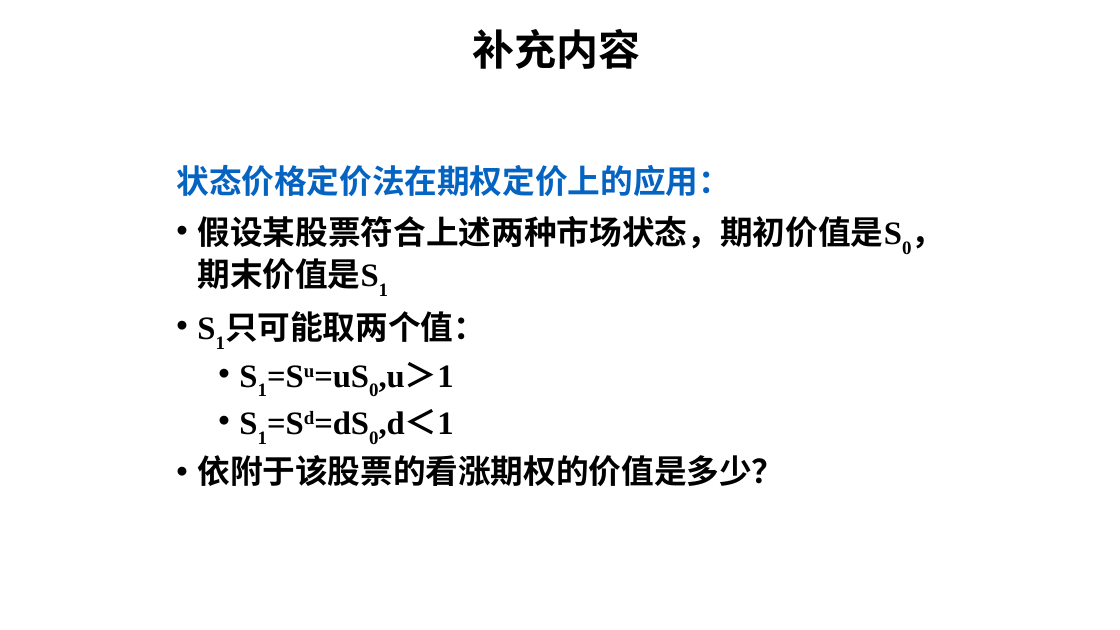
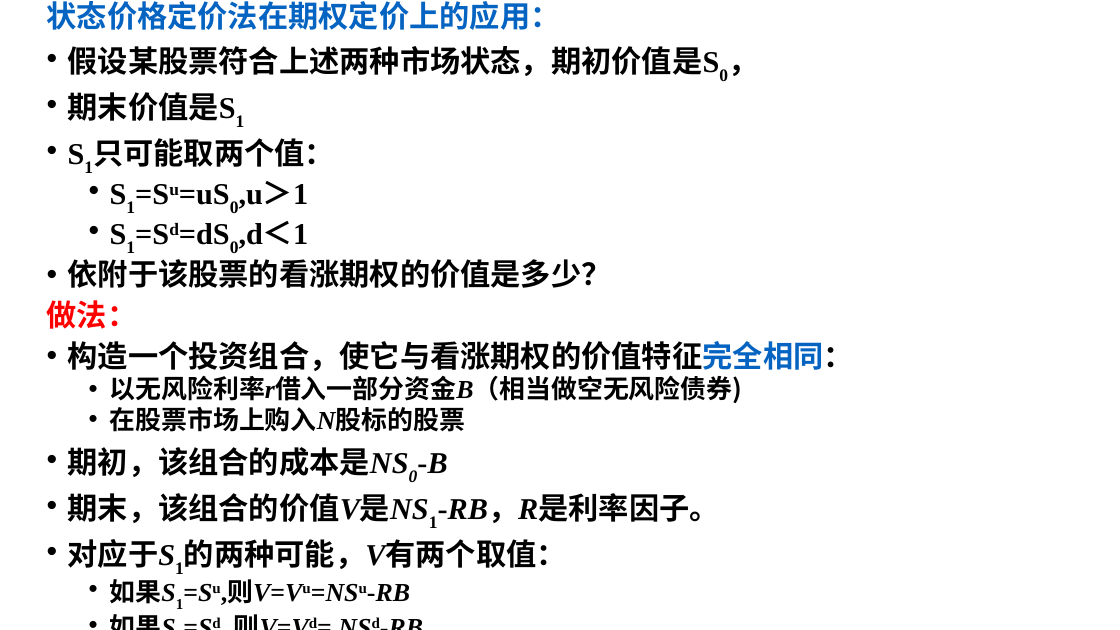
Before and after one commit to yunfengxs/my-Papers, a slide deck: slide 119 of 金工/金工一二三180(124-154不考).pptx. Drawn at 1120x630 pixels with LibreOffice and Linux fonts; fonts in the diff are those of the drawing. Boxes give left, top, right and bottom in pixels: in the first picture for what was removed or moved away, otherwise in the second. Text is boxed around its words. In the diff, an @@ line names an element or a change of style, - is before the commit and + after.

```diff
--- a/金工/金工一二三180(124-154不考).pptx
+++ b/金工/金工一二三180(124-154不考).pptx
@@ text "状态价格定价法在期权定价上的应用：": place and size @@
-text "状态价格定价法在期权定价上的应用：" at [176,165,902,486]
+text "状态价格定价法在期权定价上的应用：" at [47,1,854,605]
@@ text at [47,1,612,288]: size 28 to 25.9 pt in "状态价格定价法在期权定价上的应用：", "S1只可能取两个值：", "S1=Su=uS0,u＞1", "S1=Sd=dS0,d＜1" and 1 more places; line spacing 0.9 to 0.8 @@
@@ title removed at [473,29,641,69] @@
-补充内容
@@ text at [68,46,720,121]: text changed; size 28 to 25.9 pt @@
-• 假设某股票符合上述两种市场状态，期初价值是S0，期末价值是S1
+• 假设某股票符合上述两种市场状态，期初价值是S0，
+• 期末价值是S1
@@ text at [47,300,854,605]: paragraphs added @@
+做法：
+• 构造一个投资组合，使它与看涨期权的价值特征完全相同：
+  • 以无风险利率r借入一部分资金B（相当做空无风险债券)
+  • 在股票市场上购入N股标的股票
+• 期初，该组合的成本是NS0-B
+• 期末，该组合的价值V是NS1-RB，R是利率因子。
+• 对应于S1的两种可能，V有两个取值：
+  • 如果S1=Su,则V=Vu=NSu-RB
+  • 如果S1=Sd, 则V=Vd= NSd-RB
```
Also in this commit, not shown: 8 other slides changed, 7 other files.
